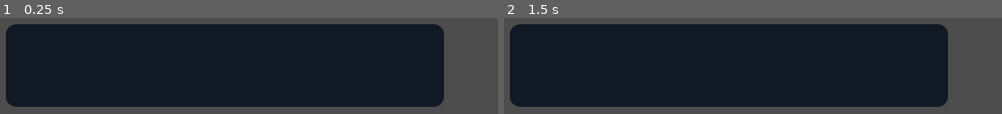
Above: before the commit, frames 1-2 (left to right).
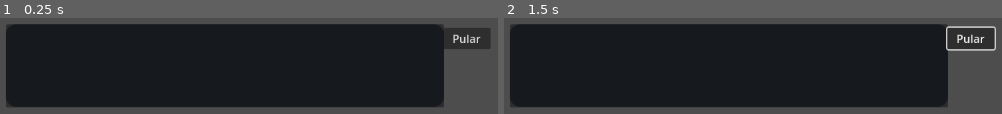
Above: after the commit, the same moments.

Repository: oiminion/GRINDOS
Game: Godot game, scene res://Tutorial/TutorialGameplay01.tscn
Same seed, same stepped clock (60 frames per second), same inputs: the game is played once before the commit and once after it. This scene is started directly instead of the project's main scene.
Inputs (mouse positions are in pixels of both pictures, inside the frame that each line leads up to):
- Up to frame 1 (0.25 s): no input
- Up to frame 2 (1.5 s): click (972, 38) at 0.5 s, where only the run after the commit has a clickable "Pular"; click (728, 66) at 1.27 s

The runs differ from the first frame. In frame 1, 2.1% of the frame differs, in the area x 1-99%, y 6-93%; in frame 2, 2.6%.

Commit message:
Começando falas

Diff:
--- /dev/null
+++ b/Auxiliar/character_layer.gd
@@ -0,0 +1,38 @@
+extends CanvasLayer
+
+var page :int = 0
+var can_go_next :bool = false
+
+var string_array :Array
+
+
+
+func setStringArray(strings :Array) -> void:
+	string_array = strings
+	page = 0
+	updateText(string_array[0])
+
+func nextText() -> void:
+	if can_go_next:
+		page += 1
+		updateText(string_array[page])
+
+func changeDelay(delay :float) -> void:
+	$Timer.wait_time = delay
+
+func skipText() -> void:
+	$Panel/RichTextLabel.visible_ratio = 1
+	can_go_next = true
+
+func updateText(input: String) -> void:
+	can_go_next = false
+	$Panel/RichTextLabel.text = input
+	$Panel/RichTextLabel.visible_characters = 0
+	$Timer.start()
+
+func _on_timer_timeout() -> void:
+	$Panel/RichTextLabel.visible_characters += 1
+	if $Panel/RichTextLabel.visible_characters < $Panel/RichTextLabel.text.length() and not can_go_next:
+		$Timer.start()
+	else:
+		can_go_next = true
--- a/Auxiliar/character_layer.tscn
+++ b/Auxiliar/character_layer.tscn
@@ -1,4 +1,6 @@
-[gd_scene load_steps=2 format=3 uid="uid://brm4quti8o25r"]
+[gd_scene load_steps=3 format=3 uid="uid://brm4quti8o25r"]
+
+[ext_resource type="Script" uid="uid://cg0b1drgeuwsc" path="res://Auxiliar/character_layer.gd" id="1_fbwhu"]
 
 [sub_resource type="StyleBoxFlat" id="StyleBoxFlat_8xidt"]
 bg_color = Color(0.0689503, 0.0967016, 0.146193, 1)
@@ -8,6 +10,7 @@
 corner_radius_bottom_left = 15
 
 [node name="character_layer" type="CanvasLayer"]
+script = ExtResource("1_fbwhu")
 
 [node name="TextureRect" type="TextureRect" parent="."]
 anchors_preset = 3
@@ -35,9 +38,36 @@
 grow_vertical = 0
 theme_override_styles/panel = SubResource("StyleBoxFlat_8xidt")
 
+[node name="NextButton" type="Button" parent="Panel"]
+layout_mode = 1
+anchors_preset = 15
+anchor_right = 1.0
+anchor_bottom = 1.0
+offset_bottom = 1.0
+grow_horizontal = 2
+grow_vertical = 2
+
 [node name="RichTextLabel" type="RichTextLabel" parent="Panel"]
 layout_mode = 0
 offset_left = 17.0
 offset_top = 12.0
 offset_right = 614.0
 offset_bottom = 109.0
+scroll_following = true
+
+[node name="SkipButton" type="Button" parent="Panel"]
+layout_mode = 1
+anchors_preset = 1
+anchor_left = 1.0
+anchor_right = 1.0
+offset_left = -1.0
+offset_top = 5.0
+offset_right = 67.0
+offset_bottom = 36.0
+grow_horizontal = 0
+text = "Pular"
+
+[node name="Timer" type="Timer" parent="."]
+wait_time = 0.1
+
+[connection signal="timeout" from="Timer" to="." method="_on_timer_timeout"]
--- a/MainComponent/RAM/ram_fixo.tscn
+++ b/MainComponent/RAM/ram_fixo.tscn
@@ -5,5 +5,4 @@
 
 [node name="RAM_fixo" instance=ExtResource("1_3oakt")]
 script = ExtResource("2_0vous")
-segmentation_size = 50.0
 segmentation_quantity = null
Not shown, added: Auxiliar/character_layer.gd.uid
